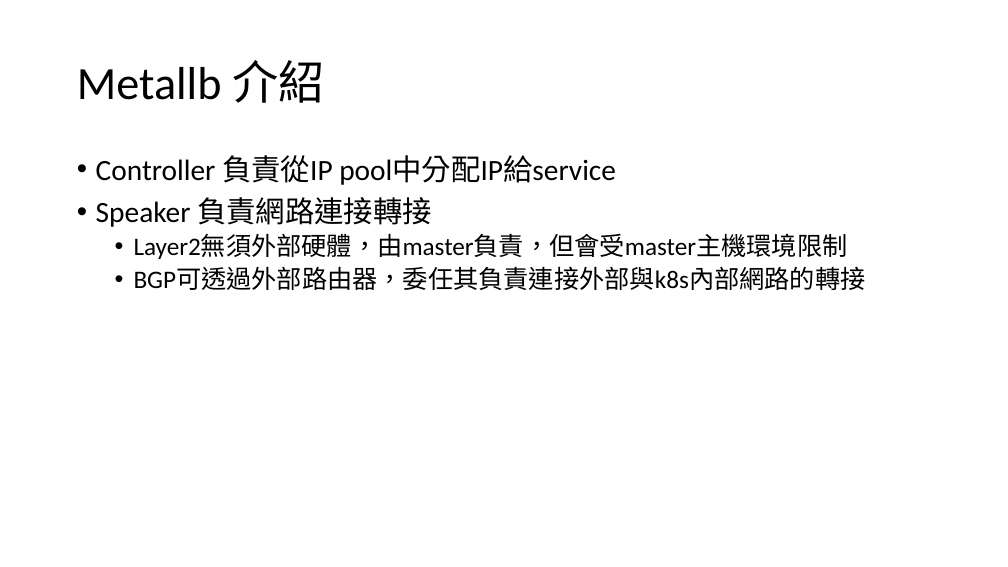
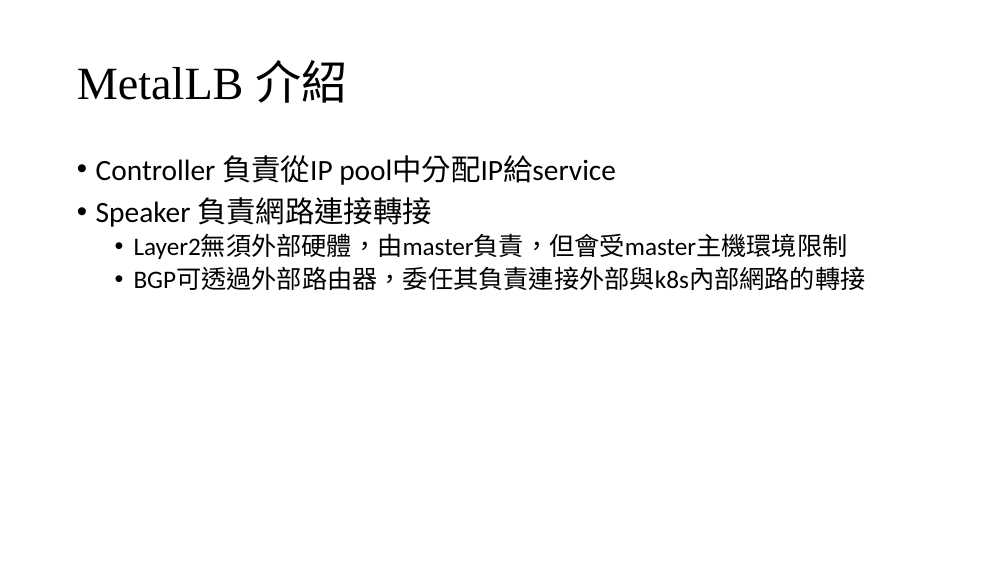
Before and after one commit to 0yukali0/k8sInkind, a slide deck: slide 13 of 110雲端運算研一k8s體驗.pptx. Drawn at 1008x567 pixels with LibreOffice and Linux fonts; fonts in the diff are those of the drawing. Boxes give left, top, right and bottom in pixels: in the first picture for what was removed or moved away, otherwise in the second. Text is boxed around its words. In the diff, an @@ line names an element or a change of style, - is before the commit and + after.

```diff
--- a/110雲端運算研一k8s體驗.pptx
+++ b/110雲端運算研一k8s體驗.pptx
@@ title at (x1=77, y1=60, x2=347, y2=103): text changed; font Calibri to Times New Roman @@
-Metallb 介紹
+MetalLB 介紹
```
Also in this commit, not shown: 7 other slides changed, 2 slides added, 12 slides removed, 1 other file.
